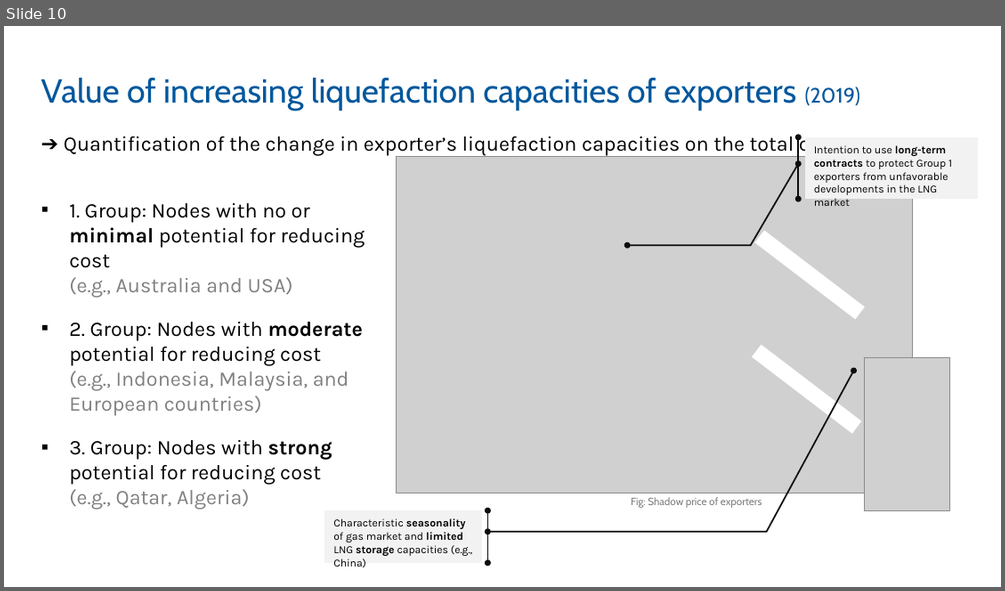
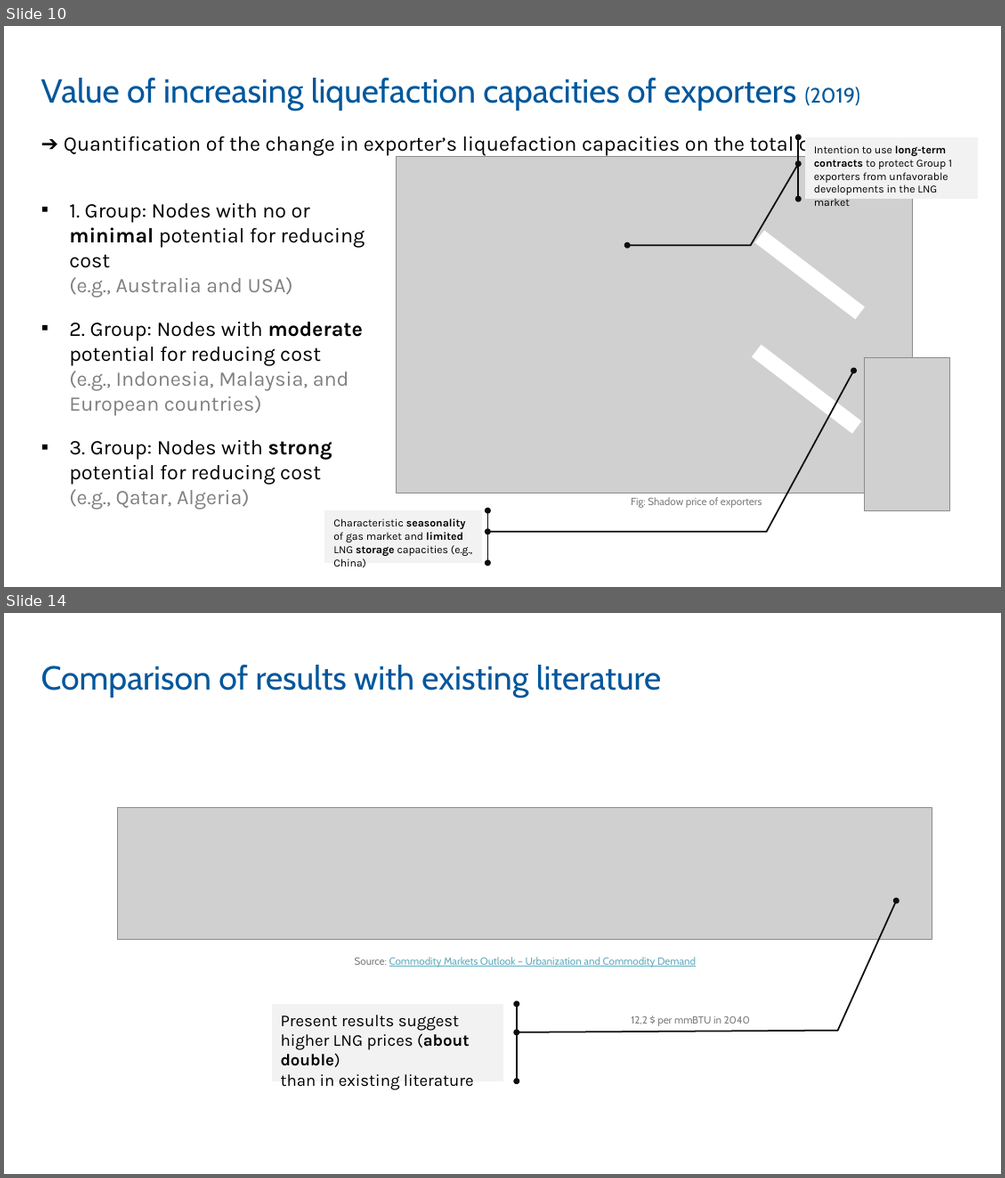
Before and after one commit to sebastianzwickl/lng-trade-europe, a slide deck: presentation/230214_IEWT.pptx. Shown one above the other, each under a label of ours: slide 10 before the commit, slides 10 and 14 after it; the slides between them are not shown. The pictures are 1005x591 and 1005x1178 pixels, drawn with LibreOffice and Linux fonts; fonts in the diff are those of the drawing; grey boxes stand for pictures; background and template pictures are left out. Boxes give left, top, right and bottom in pixels: in the first picture for what was removed or moved away, otherwise in the second. Text is boxed around its words. In the diff, an @@ line names an element or a change of style, - is before the commit and + after.

```diff
--- a/presentation/230214_IEWT.pptx
+++ b/presentation/230214_IEWT.pptx
@@ slide 14 added at <box>4,613,1001,1174</box>, background #FFFFFF @@
@@ title added at <box>41,665,661,698</box>, 32 pt, text #00579C @@
+Comparison of results with existing literature
@@ picture added at <box>118,807,933,939</box> @@
@@ text added at <box>355,957,696,967</box>, 10 pt, text #61ADC0, underline @@
+Source: Commodity Markets Outlook – Urbanization and Commodity Demand
@@ accent callout added at <box>272,1004,503,1081</box>, fill #F2F2F2, outline #0D0D0D 1.5 pt, 16 pt, text #000000 @@
+Present results suggest higher LNG prices (about double)
+than in existing literature
@@ text added at <box>631,1016,750,1026</box>, 10 pt, text #808080 @@
+12,2 $ per mmBTU in 2040
@@ page number added at <box>25,1133,250,1163</box>, 10 pt, text #FFFFFF @@
+14
```
Also in this commit, not shown: 2 slides changed, 2 other slides added, 2 slides removed, 1 other file.
